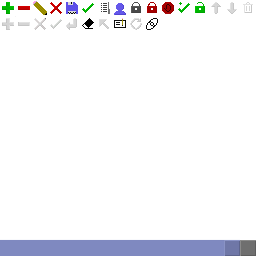
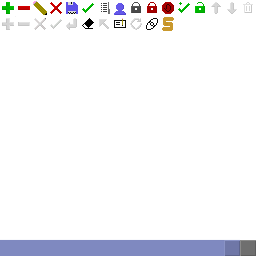
Revision of a layered 256 x 256 image; what changed, layer by layer:
painted on "buttonIcons.png" over (x1=162, y1=17, x2=174, y2=31)
